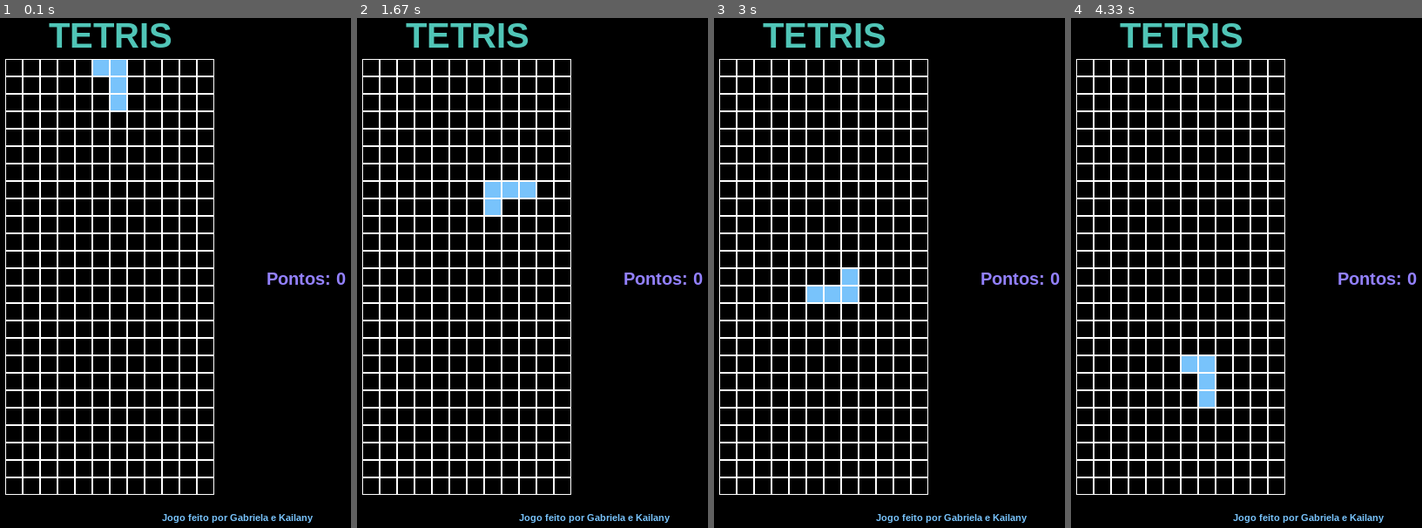
Above: before the commit, frames 1-4 (left to right).
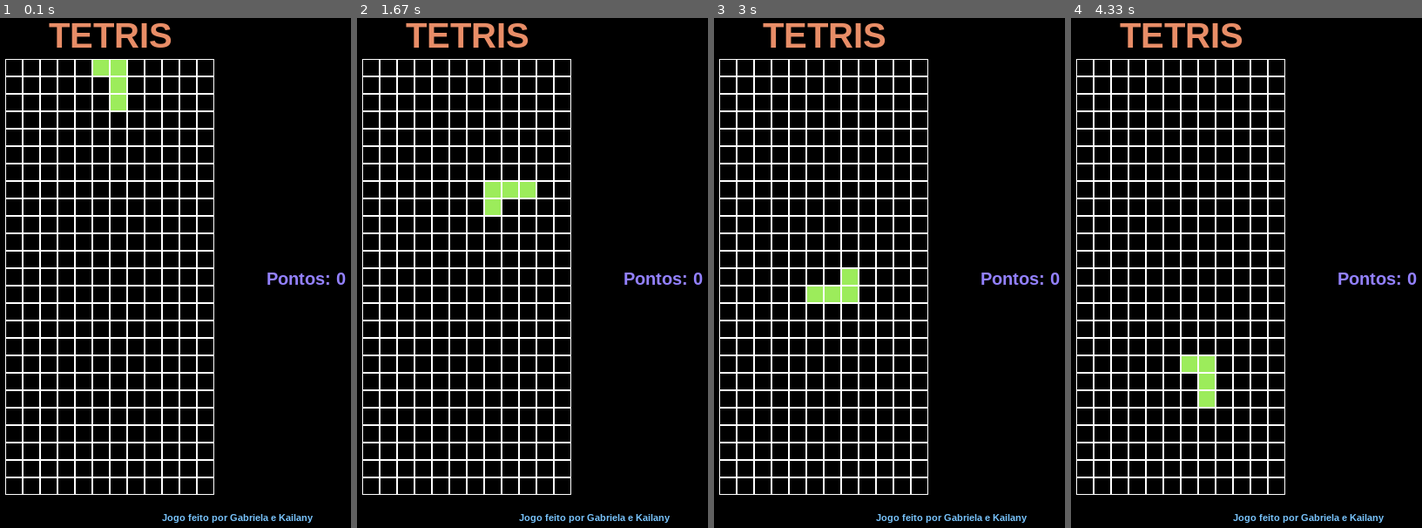
Above: after the commit, the same moments.

Repository: gabrielamsd/Jogo_pygame2021
Game: pygame game, started from jogo_final.py
Two runs of this game, one before a commit and one after it. Both use one fixed random seed, a clock stepped at 60 frames per second and the inputs below.
Inputs:
- Up to frame 1 (0.1 s): no input
- Up to frame 2 (1.67 s): tap W at 0.33 s; hold Right 0.67-1.13 s; hold Up 1.17-1.47 s; hold Right from 1.5 s (still down)
- Up to frame 3 (3 s): release Right at 1.97 s; hold Left 2-2.53 s; hold Down 2.57-2.87 s; hold Left from 2.9 s (still down)
- Up to frame 4 (4.33 s): release Left at 3.3 s; hold Up 3.33-3.7 s; hold Right from 3.73 s (still down)

The runs differ from the first frame. In frame 1, 1.4% of the frame differs, in the area x 13-49%, y 1-19%; in frame 2, 1.4%; in frame 3, 1.4%; in frame 4, 1.4%.

Commit message:
comentando e explicando as funções

Diff:
--- a/tamanhocores.py
+++ b/cores.py
@@ -11,4 +11,6 @@
 'verdao': (156, 236, 91), #verde mais esculinho
 'rosinha': (232, 142, 237) #rosinha
 }
-TAM_BLOCO = 40
+# ter uma biblioteca para a geração de cores nos permite variar o estilo de cores para o jogo
+# caso queiramos mudar as cores das peças e dos textos na tela de jogo é mais simples simplesmente escolher
+# uma cor no dicionário e colocá-la no jogo para não precisar buscar as cores diferentes
--- a/estrutura.py
+++ b/estrutura.py
@@ -1,25 +1,46 @@
 import pygame
 import random
-from tamanhocores import *
+from cores import *
 from pecas import *
+# a classe tabuleiro não é apenas a geração de um espaço onde o jogo ativamente funciona dentro da tela, mas é onde a interação das peças
+# é desenvolvida e criada. A colisão das peças entre sí e delas com o ambiente do tabuleiro, impedindo que elas passsem do chão ou das paredes
+# é gerada nessa classe, além das outras interações que o jogador pode fazer com o jogo, como deslocamento, giro e movimento das peças dentro
+# do jogo.
 class Tabuleiro:
-    level = 2
+    # a pontuação se da pela quebra de linhas. quando uma linha é integralmente preenchida, ela é deletada e isso proporciona pontos ao jogador
+    # caso mais do que uma linha seja quebrada, os pontos aumentam exponencialmente. começamos no zero e ele vai ate 999, zerando no mil (valor definido
+    # no loop principal do jogo, junto com a contagem dos pontos)
     pontos = 0
-    state = "start"
+    # state é usado no pygame para representar a situação do jogo. 'state', assim como 'start' ou 'gameover' são termos padronizados para isso, mas
+    # isso não limita a escolha de outras palavras para o mesmo uso. apenas preferimos deixar o padronizado para não confundirmos com outras coisas como a
+    # tela de 'início' do jogo ou o 'começar' a jogar.
+    # enquanto o jogo estuver na situação 'start, ele está sendo jogado e só termina na situação 'gameover', onde escolhemos o termo 'fim de jogo',
+    # determinada no loop principal do jogo com condições previstas na função 'colidiu()' desta classe (situação quando a peça gerada imediatamente colide,
+    # impedindo a geração de outras peças, terminando o jogo com o jogador perdendo)
+    state = 'start'
+    # o campo do jogo é um espaço do tabuleiro onde o jogo de fato acontece (colisões, movimentos, preenchimento e destruição das linhas etc.)
     campo = []
     # as matrizes criadoras dos elementos peça são 4x4. caso queiramos mudar o tamanho, podemos alterar diretamente aqui ao inves de usar 4 sempre
     matriz = 4
+    # dimensões
     x = 50
     y = 60
+    # intervalo (cada quadradinho das peças possui 20 pixels. a grade, portanto, é composta por quadradinhos de 20x20 pixels, e o intervalo na movimentação
+    # das peças é de 20 pixels para os lados)
     amp = 20
     peca = None
+    # o padrão precisa ser um valor par. com ele o tempo de jogo não depende do fps e sim de uma velocidade determinada.
+    # teoricamente quanto maior o padrão, mais rápido as peças caem e mais difícil fica o jogo, por isso a função que desenvolvemos foi ajustada
+    # para manter a mesma velocidade sempre e escolhemos o 2 como padrão, pois já proporciona um jogo dinâmico, mas não muito rápido a ponto
+    # de ficar dificil demais de jogar.
+    padrão = 2
 
     def __init__(self, altura, largura):
         self.altura = altura
         self.largura = largura
         self.campo = []
         self.pontos = 0
-        self.state = "start"
+        self.state = 'start'
         for i in range(altura):
             mais_linha = []
             for e in range(largura):
@@ -72,7 +93,7 @@
         self.pontua()
         self.adiciona_peca()
         if self.colisao(self.peca.y, self.peca.x):
-            self.state = "fim de jogo"
+            self.state = 'fim de jogo'
 
     # verificamos, na função abaixo, a quebra de linhas. no jogo Tetris original, quando uma linha inteira é preenchida ela é apagada
     # essa quebra de linhas é o que da pontos para o jogador. na nossa versão não poderia ser diferente
--- a/jogo_final.py
+++ b/jogo_final.py
@@ -1,7 +1,7 @@
 # importando as bibliotecas
 import pygame
 import random
-from tamanhocores import *
+from cores import *
 from pecas import *
 from estrutura import *
 # começando o jogo, determinando as dimensões e a tela do jogo
@@ -31,7 +31,7 @@
     pontos += 1
     if pontos > 999:
         pontos = 0
-    if pontos % (FPS // tabuleiro.level // 2) == 0: # vi um indiano no youtube fazendo isso numa réplica de mario. dessa forma o fps não modifica a velocidade de caimento das peças, só a velocidade de reação ao clique
+    if pontos % (FPS // tabuleiro.padrão // 2) == 0: # vi um indiano no youtube fazendo isso numa réplica de mario. dessa forma o fps não modifica a velocidade de caimento das peças, só a velocidade de reação ao clique
         if tabuleiro.state == "start": # funcionou, porém não entendi
             tabuleiro.cai()
 
@@ -89,7 +89,7 @@
 
     # escolhendo o que será escrito
     # frases como autoras do jogo, modo de jogar (quais peças apertar), pontuação e avisar quando a pessoa perder
-    titulo = tit.render('TETRIS', True, CORES['verde'])
+    titulo = tit.render('TETRIS', True, CORES['laranja'])
     texto1 = formato.render('Pontos: ' + str(tabuleiro.pontos), True, CORES['roxo'])
     texto2 = formato.render('Você perdeu!', True, CORES['rosa'])
     texto3 = subtexto.render('Jogo feito por Gabriela e Kailany', True, CORES['azul']) # devemos colocar sobrenomes?
--- a/pecas.py
+++ b/pecas.py
@@ -1,20 +1,29 @@
-from tamanhocores import *
+from cores import *
 import pygame
 import random
-
+# esse arquivo biblioteca já existia antes com o nome "peças", mas por dificuldades com a integração do código tudo foi juntado
+# em um mesmo arquivo. com a finalização do projeto, dividimos novamente as classes e funções em outras bibliotecas para organização do
+# código. essa é a nova biblioteca, no arquivo chamado peças, que possui a classe Peca onde as peças são criadas, mas não geradas ainda.
 # lista de cores para que as peças sejam de cores aleatórias. o comando random escolhe uma cor da lista e pinta o formato da peça com ela
 cores = [
-    CORES['laranja'],
+    CORES['preto'], # por algum motivo peças geradas com a primeira cor da lista desaparecem ao colidir com o tabuleiro *1
     CORES['azul'],
     CORES['verde'],
     CORES['verdao'],
     CORES['rosinha'],
-    CORES['roxo']
+    CORES['roxo'],
+    CORES['laranja']
+
 ]
+# essas cores são os valores do dicionário 'CORES' da biblioteca 'cores' criada para o projeto.
+
 class Peca:
     # nessa classe as peças do jogo são definidas com valores de posição estilo matriz.
     # cada lista tem a lista principal com a posição padrão da peça seguido pelas variações de posição desse mesmo formato
-
+    # types define os tipos de peça. cada lista de peça recebe uma lista de coordenadas principais ([1]) e, se a peça pode ser
+    # rotacionada, as diferentes posições da peça, tentando seguir de maneira lógica o posicionamento dela referente as matrizes
+    # vale comentar que são matrizes 4x4 mas que tem como número inicial (na coordenada (1,1)) o número zero e não um.
+    # esse é um padrão do pygame. as matrizes de criação começam no número zero
     types = [
         [[1, 5, 9, 13], [4, 5, 6, 7]],
         [[4, 5, 9, 10], [2, 6, 5, 9]],
@@ -24,24 +33,34 @@
         [[1, 4, 5, 6],[4, 5, 6, 9], [1, 4, 5, 9], [1, 5, 6, 9]],
         [[1, 2, 5, 6]],
     ]
-
+    # a função construtora da classe de peças do jogo recebe as coordenadas das peças e determina uma cor e tipo para ela
+    # importante comentar que, nesse momento, a imagem ainda não existe, então as funções dessa classe trabalham
+    # apenas com a ideia teórica de como essa imagem se comportará ao ser criada (literalmente gerada) no tabuleiro.
     def __init__(self, x, y):
         self.x = x
         self.y = y
         self.type = random.randint(0, len(self.types) - 1) # ver se vale a pena mudar pra choice
-        self.cor = random.randint(1, len(cores) - 1)
+        self.cor = random.randint(1, len(cores) - 1) # *1 por isso começamos a contagem no segundo elemento da lista
         self.giro = 0
 
+    # a função update modifica a situação da peça conforme a passagem do tempo gerado dentro do jogo.
+    # todo o comportamento da peça se modifica com o tempo. Se não houver movimentação da peça, ou seja, se o jogador
+    # não interagir com o jogo no teclado, a peça vai simplesmente cair e "ganhar" posição, indo para a linha de baixo.
     def update(self):
         self.caindo = self.caindo and self.pos_linha > 0
         if self.caindo:
             self.pos_linha -= 1
-            self.rect.y += TAM_BLOCO
-            self.imagem = self.escolhida[self.giro] # pegar o elemento, no indice específico do giro, dentro da lista de possiveis posições para a peça em questão.
-            self.rect.x += self.deslocamento
 
+    # a função girar simplesmente pega escolhida e gerada (por enquanto apenas teoricamente) e gira ela, sem interferir no
+    # modelo da peça (cor e tipo). ela faz isso percorrendo a lista para garantir que seja um ciclo.
+    # o padrão onde a peça começa é a primeira matriz da lista e a função muda ela para a próxima para dar a impressão de
+    # ter girado a peça, mas na realidade ele apenas muda a peça para a proxima da lista mantendo a cor selecionada para a anterior
     def girar(self):
         self.giro = (self.giro + 1) % len(self.types[self.type]) #para dar a volta e percorrer a lista toda
 
+    # como dito e reforçado na criação dessa classe, as imagens ainda não foram geradas, portanto, por enquanto, não são reais
+    # para torná-las reais essa função imagem retorna a peça como uma união do tipo, da cor e da posição para que
+    # não haja dificuldade na geração dela no tabuleiro ou confusão na movimentação dela.
     def imagem(self): # criando uma imagem para tranformar em peça depois
-        return self.types[self.type][self.giro]
+        im = self.types[self.type][self.giro]
+        return im
